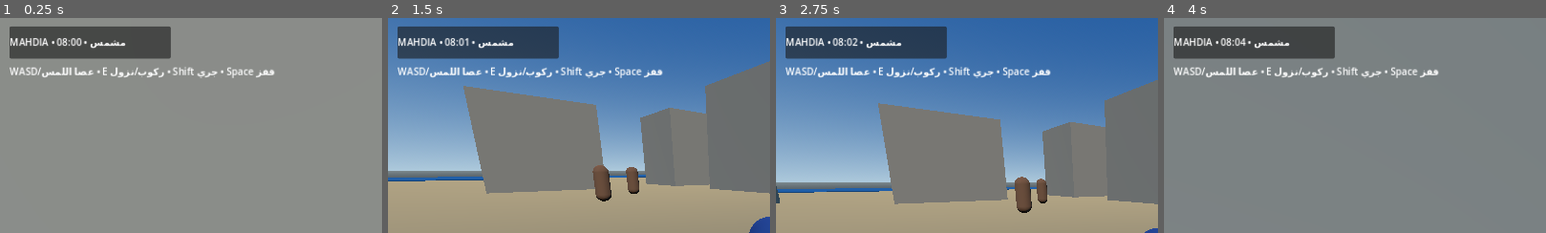
Above: before the commit, frames 1-4 (left to right).
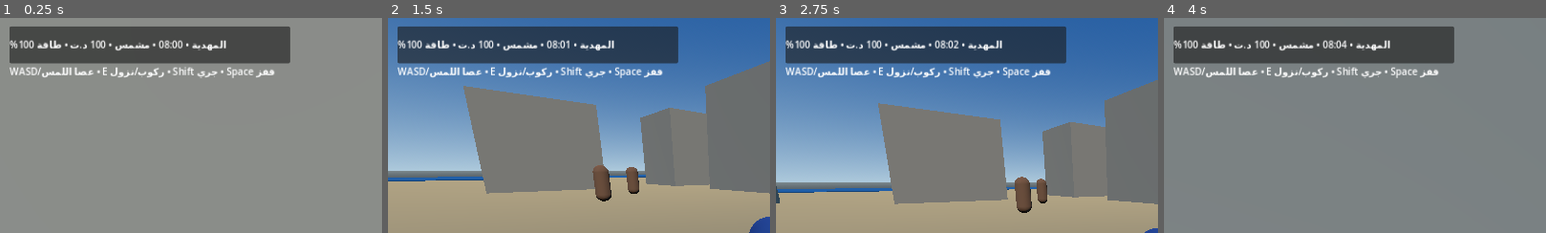
Above: after the commit, the same moments.

Repository: stevennpllk-crypto/REAL-LIFE-MAHDIA
Game: Godot game, scene res://scenes/Main.tscn
Two runs of this game, one before a commit and one after it. Both use one fixed random seed, a clock stepped at 60 frames per second and the inputs below.
Inputs (mouse positions are % of the whole screen's width and height, from its top left):
- Up to frame 1 (0.25 s): no input
- Up to frame 2 (1.5 s): tap Enter at 0.5 s; move the mouse to (55, 50) at 0.52 s; hold W (move_forward) from 0.53 s (still down); tap E (interact) at 0.6 s; tap Space (jump) at 0.77 s; move the mouse to (45, 50) at 1.27 s; tap Shift (run) at 1.35 s
- Up to frame 3 (2.75 s): keep holding W (move_forward); tap Space (jump) at 1.52 s; move the mouse to (52, 48) at 2.02 s; tap E (interact) at 2.1 s
- Up to frame 4 (4 s): keep holding W (move_forward); move the mouse to (49, 52) at 2.77 s; tap Shift (run) at 2.85 s; tap Space (jump) at 3.02, 3.77 s; move the mouse to (57, 51) at 3.52 s; tap E (interact) at 3.6 s
The pictures show only the part of the screen within x 0-50%, y 0-50%; the shares and areas given below are measured in that part.

The runs differ from the first frame. In frame 1, 7.6% of the frame differs, in the area x 2-76%, y 4-22%; in frame 2, 7.7%; in frame 3, 7.7%; in frame 4, 7.6%.
Error in both runs: Invalid call. Nonexistent function 'setup' in base 'Node'. (res://scripts/main.gd:163)

Commit message:
Show player economy and energy in HUD

Diff:
--- a/scripts/main.gd
+++ b/scripts/main.gd
@@ -148,7 +148,7 @@
 	add_child(layer)
 	var panel := PanelContainer.new()
 	panel.position = Vector2(16, 14)
-	panel.custom_minimum_size = Vector2(270, 54)
+	panel.custom_minimum_size = Vector2(470, 62)
 	layer.add_child(panel)
 	status_label = Label.new()
 	status_label.text = "MAHDIA • 08:00 • Prototype"
@@ -173,4 +173,4 @@
 		player.interact_requested = false
 	if is_instance_valid(status_label):
 		var hour_value: float = world_systems.hour if is_instance_valid(world_systems) else 8.0
-		status_label.text = "MAHDIA • %02d:%02d • %s" % [int(hour_value), int(fposmod(hour_value * 60.0, 60.0)), world_systems.weather]
+		status_label.text = "المهدية • %02d:%02d • %s • %d د.ت • طاقة %d%%" % [int(hour_value), int(fposmod(hour_value * 60.0, 60.0)), world_systems.weather, life_manager.money, int(life_manager.energy)]
